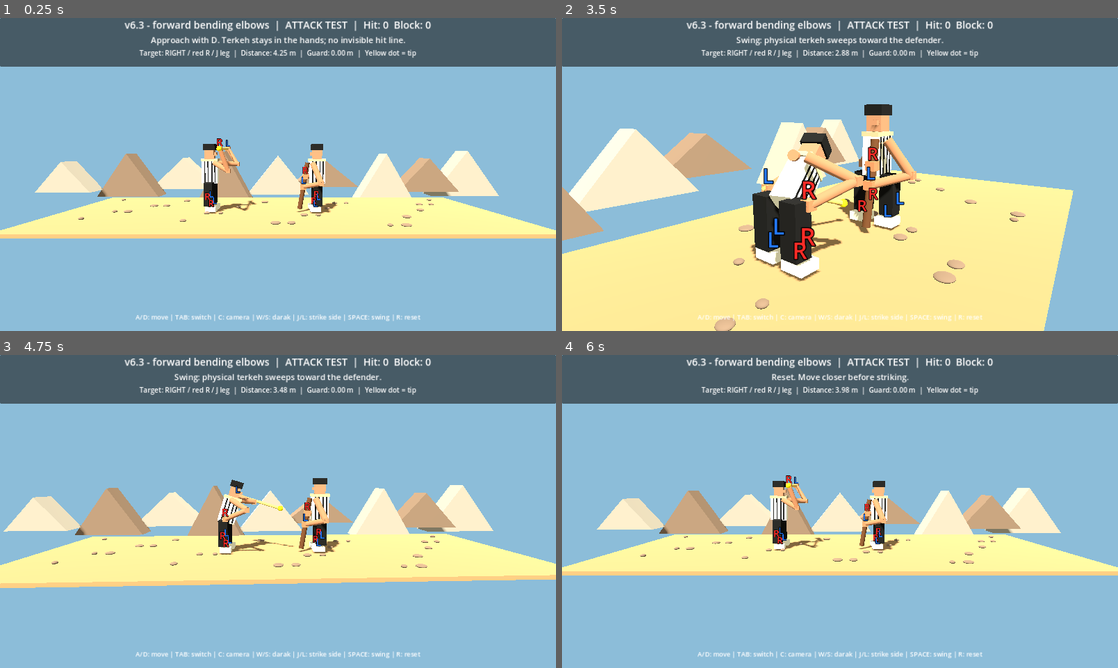
Above: before the commit, frames 1-4 (two rows, left to right).
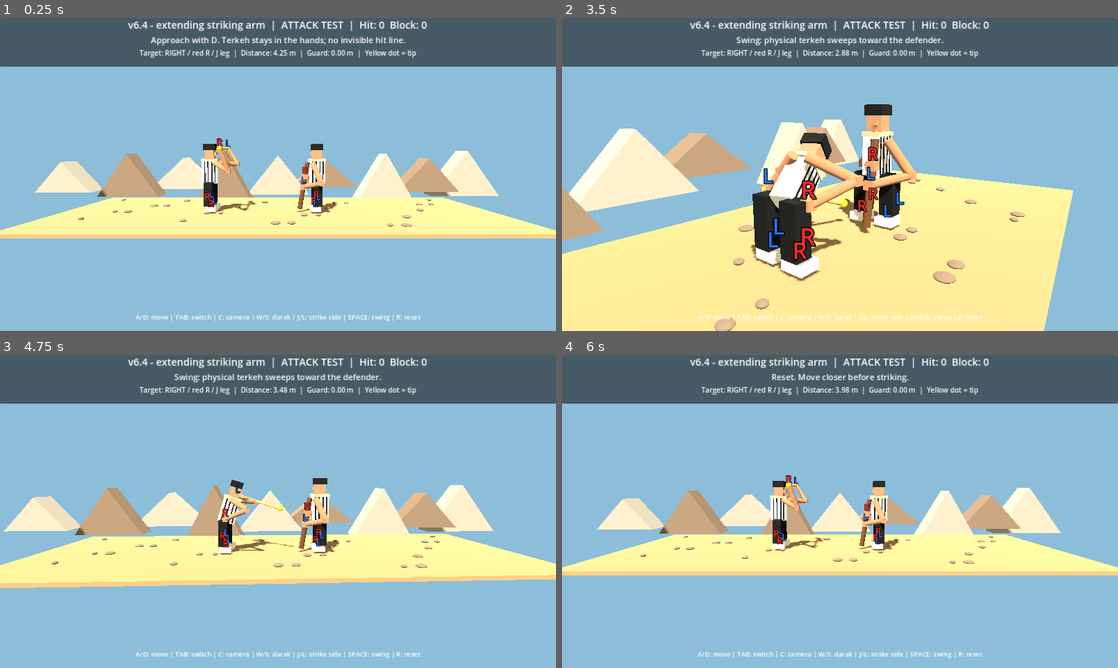
Above: after the commit, the same moments.

Repository: vahidainima-prog/tarke-darak-game
Game: Godot game, scene res://main.tscn
Same seed, same stepped clock (60 frames per second), same inputs: the game is played once before the commit and once after it.
Inputs:
- Up to frame 1 (0.25 s): no input
- Up to frame 2 (3.5 s): tap Enter at 0.5 s; hold D 0.53-1.28 s; tap C at 0.6 s; tap Space at 0.77, 1.52, 3.02 s; hold S 1.28-2.03 s; tap Tab at 1.35 s; hold D 2.03-2.78 s; tap R at 2.1 s; hold W from 2.78 s (still down); tap J at 2.85 s
- Up to frame 3 (4.75 s): release W at 3.53 s; hold A from 3.53 s (still down); tap L at 3.6 s; tap Space at 3.77, 4.52 s; tap C at 4.35 s
- Up to frame 4 (6 s): release A at 5.03 s; hold S 5.03-5.78 s; tap Tab at 5.1 s; hold D from 5.78 s (still down); tap R at 5.85 s

The runs differ from the first frame. In frame 1, 0.9% of the frame differs, in the area x 22-78%, y 0-5%; in frame 2, 1.0%, in the area x 22-78%, y 0-56%; in frame 3, 0.9%; in frame 4, 0.9%.

Commit message:
Extend driving arm toward straight line at contact while preserving camera-side outside L-leg tip path

Diff:
--- a/tarke_darak_godot_v2/main.gd
+++ b/tarke_darak_godot_v2/main.gd
@@ -2,7 +2,7 @@
 
 # Godot 4.x — visual mechanics test. Side camera looks along -Z.
 # Feint depth: negative Z is BEHIND the attacker; positive Z is IN FRONT.
-const BUILD_LABEL := "v6.3 - forward bending elbows"
+const BUILD_LABEL := "v6.4 - extending striking arm"
 const DEF_X := 1.55
 const MIN_X := -4.7
 const MAX_X := 0.35
@@ -111,7 +111,7 @@
 		n.quaternion = Quaternion(Vector3.UP, v.normalized())
 	(n.mesh as CylinderMesh).height = maxf(v.length(), 0.01)
 
-func place_two_bone_arm(upper: MeshInstance3D, lower: MeshInstance3D, elbow_mesh: MeshInstance3D, shoulder: Vector3, hand: Vector3, elbow_hint: Vector3) -> void:
+func place_two_bone_arm(upper: MeshInstance3D, lower: MeshInstance3D, elbow_mesh: MeshInstance3D, shoulder: Vector3, hand: Vector3, elbow_hint: Vector3, extension: float = 0.0) -> void:
 	# Analytic two-bone IK: law of cosines with a consistent elbow bend plane.
 	# The hand remains locked to the grip; the elbow is solved, not drawn as a straight stick.
 	var upper_len := 0.90
@@ -127,6 +127,9 @@
 	var along := (reach * reach + upper_len * upper_len - lower_len * lower_len) / (2.0 * reach)
 	var height := sqrt(maxf(0.0, upper_len * upper_len - along * along))
 	var elbow := shoulder + forward * along + bend * height
+	# At contact the striking arm opens forward rather than folding backward.
+	# Keep hand and staff exactly in their existing outside-leg trajectory.
+	elbow = elbow.lerp(shoulder.lerp(hand, 0.5), clampf(extension, 0.0, 0.94))
 	place_rod(upper, shoulder, elbow)
 	place_rod(lower, elbow, hand)
 	elbow_mesh.position = elbow
@@ -489,10 +492,11 @@
 	# Keep the driving hand at its assigned end; only the opposite hand releases.
 	attack_hand_a.position = left_grip.lerp(left_rest, release_blend if strike_side < 0 else 0.0)
 	attack_hand_b.position = right_grip.lerp(right_rest, release_blend if strike_side > 0 else 0.0)
+	var strike_extension := smoothstep(0.30, 0.82, pose) * 0.94
 	var left_elbow_hint: Vector3 = Vector3(1.15, -0.18, -0.48) if strike_side > 0 else Vector3(0.78, -0.32, -0.75)
-	place_two_bone_arm(attack_arm_a, attack_forearm_a, attack_elbow_a, Vector3(attack_x + 0.20, 1.92, -0.14) + shoulder_shift, attack_hand_a.position, left_elbow_hint)
+	place_two_bone_arm(attack_arm_a, attack_forearm_a, attack_elbow_a, Vector3(attack_x + 0.20, 1.92, -0.14) + shoulder_shift, attack_hand_a.position, left_elbow_hint, strike_extension if strike_side > 0 else 0.0)
 	var right_elbow_hint: Vector3 = Vector3(1.15, -0.18, 0.48) if strike_side < 0 else Vector3(0.78, -0.32, 0.75)
-	place_two_bone_arm(attack_arm_b, attack_forearm_b, attack_elbow_b, Vector3(attack_x + 0.20, 1.92, 0.16) + shoulder_shift, attack_hand_b.position, right_elbow_hint)
+	place_two_bone_arm(attack_arm_b, attack_forearm_b, attack_elbow_b, Vector3(attack_x + 0.20, 1.92, 0.16) + shoulder_shift, attack_hand_b.position, right_elbow_hint, strike_extension if strike_side < 0 else 0.0)
 	var g := guard_ends()
 	place_rod(darak, g[0], g[1])
 	defend_hand.position = g[0].lerp(g[1], 0.70)
